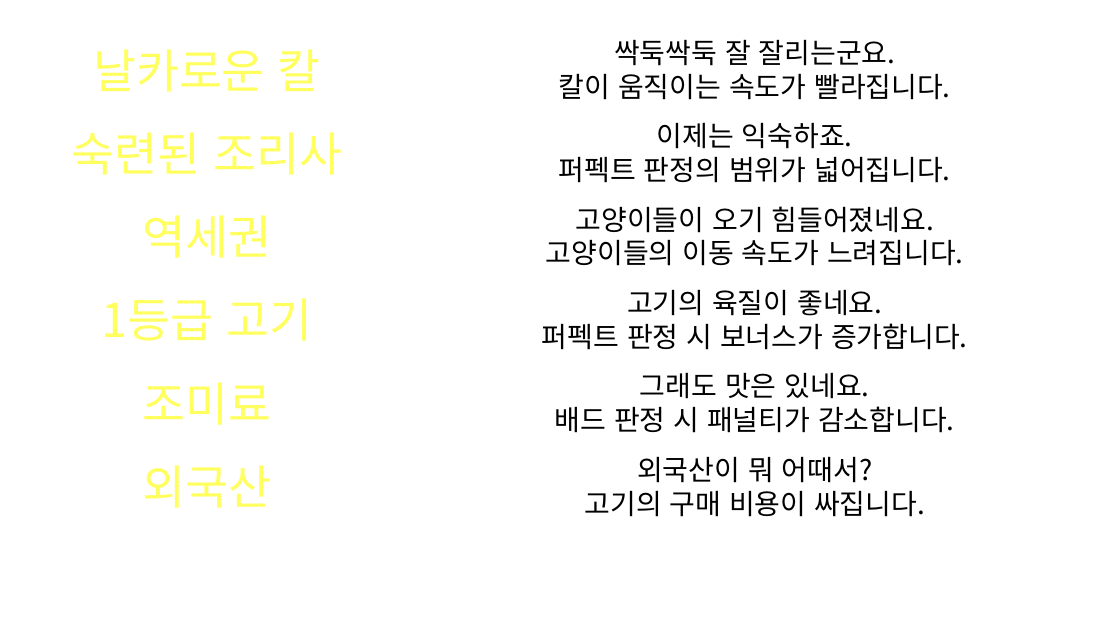
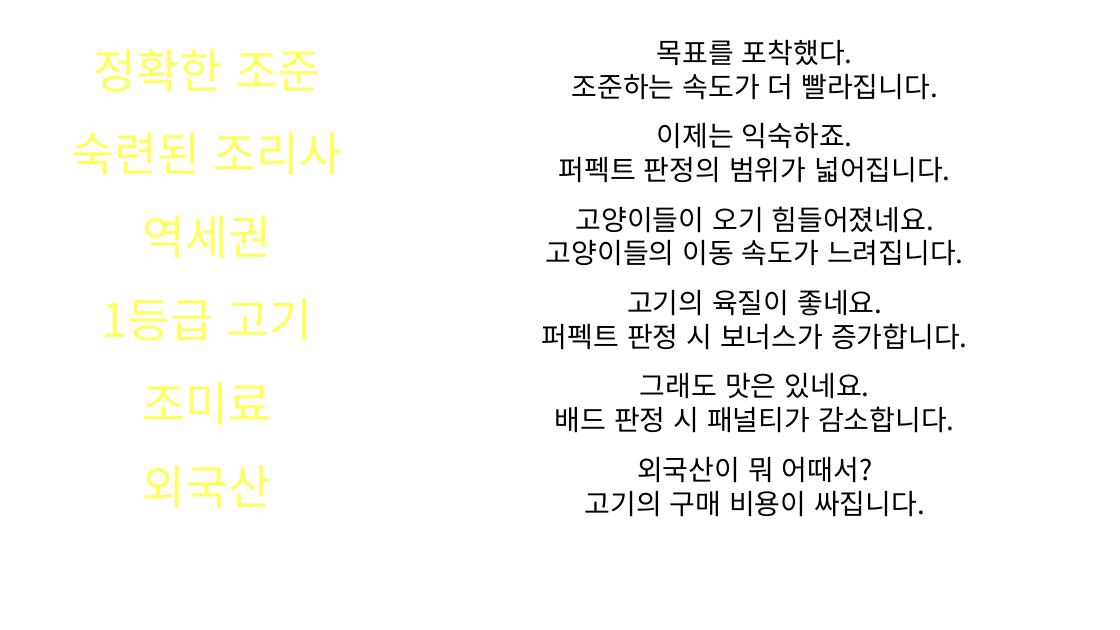
Before and after one commit to SNUGDC/CatDefense, a slide deck: slide 4 of UI Design.pptx. Drawn at 1120x630 pixels with LibreOffice and Linux fonts; fonts in the diff are those of the drawing. Boxes give left, top, right and bottom in pixels: in the first picture for what was removed or moved away, otherwise in the second. Text is boxed around its words. In the diff, an @@ line names an element or a change of style, - is before the commit and + after.

Commit message:
상점 이미지만 교체
모바일 조작이 되면서 [날카로운 칼]이 쓸모없어져서 [정확한 조준]으로 이미지만 교체

```diff
--- a/UI Design.pptx
+++ b/UI Design.pptx
@@ text at bbox=[93, 49, 321, 92]: text changed @@
-날카로운 칼
+정확한 조준
@@ text at bbox=[572, 39, 938, 100]: text changed @@
-싹둑싹둑 잘 잘리는군요.
-칼이 움직이는 속도가 빨라집니다.
+목표를 포착했다.
+조준하는 속도가 더 빨라집니다.
```
Also in this commit, not shown: 1 other slide changed, 9 other files.
